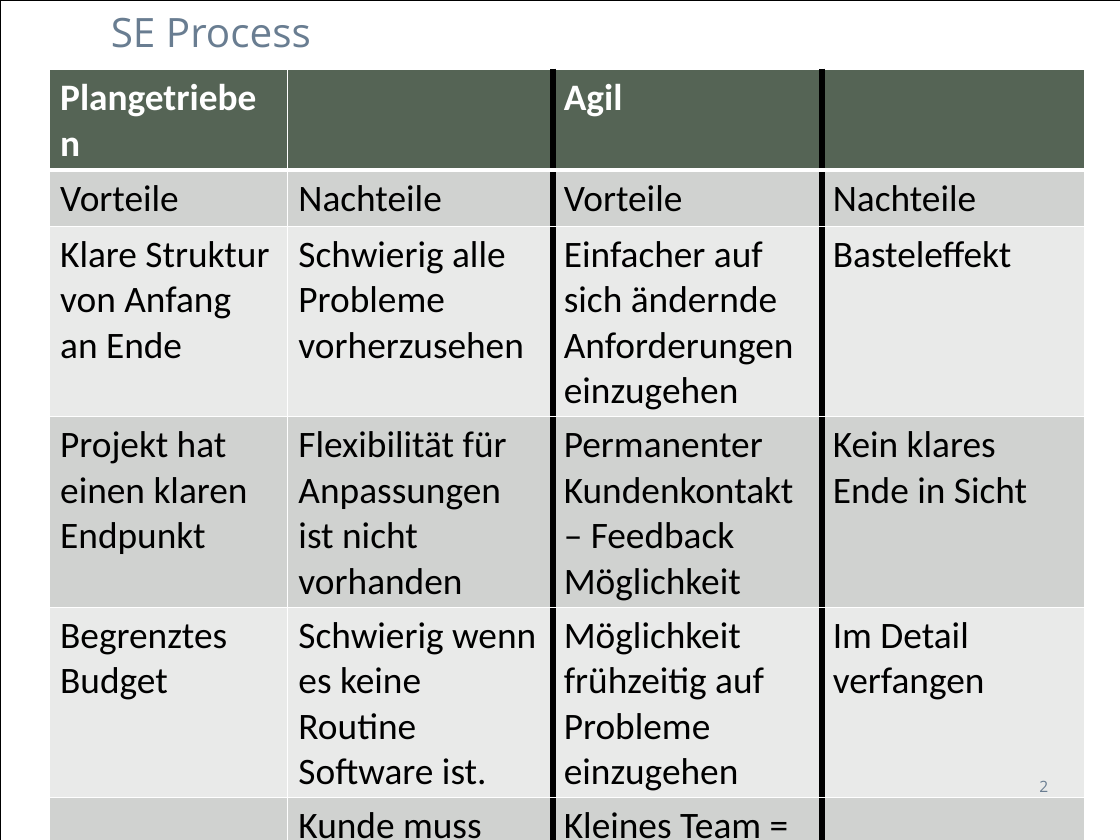
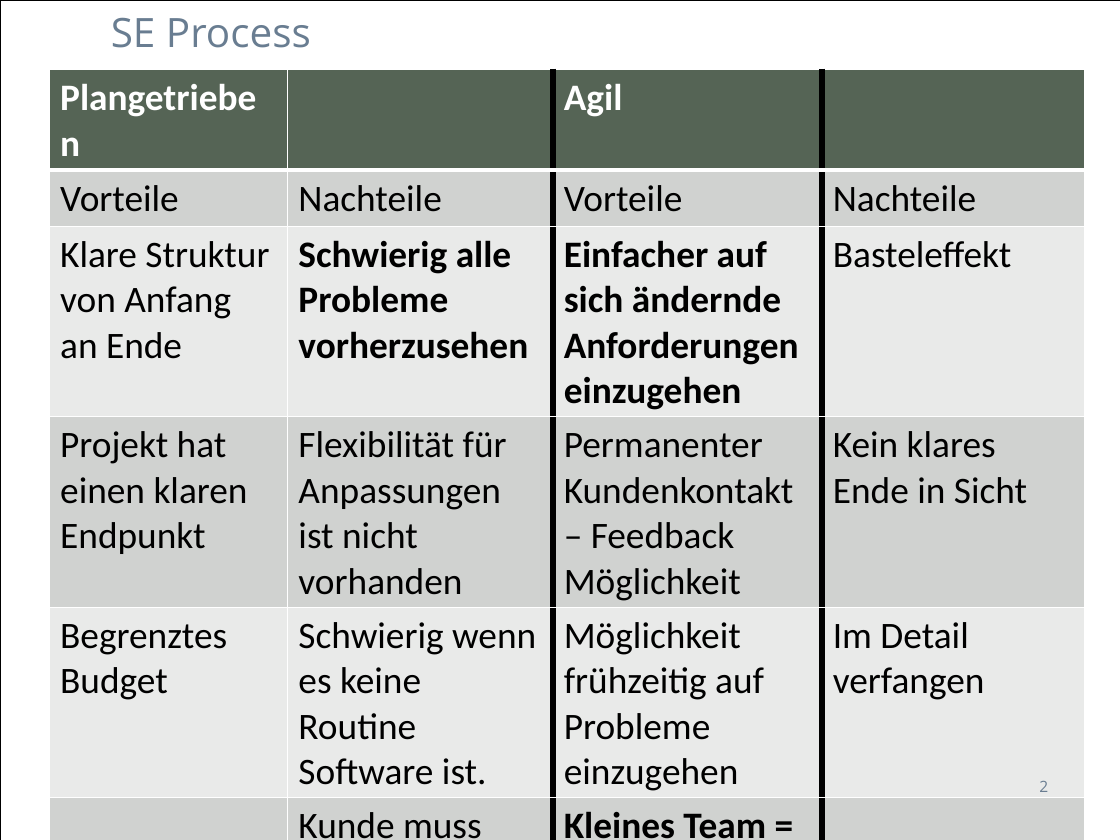
Before and after one commit to zyssm4/ch.bfh.btx8081.w2015.red, a slide deck: slide 2 of doc/Task02/Task02.pptx. Drawn at 1120x840 pixels with LibreOffice and Linux fonts; fonts in the diff are those of the drawing. Boxes give left, top, right and bottom in pixels: in the first picture for what was removed or moved away, otherwise in the second. Text is boxed around its words. In the diff, an @@ line names an element or a change of style, - is before the commit and + after.

```diff
--- a/doc/Task02/Task02.pptx
+++ b/doc/Task02/Task02.pptx
@@ table at bbox=[49, 69, 1085, 840] @@
@@ bold on in "Schwierig alle Probleme vorherzusehen", "Einfacher auf sich ändernde Anforderungen einzugehen", "Kleines Team = bessere Kommunikation möglich" @@
```
Also in this commit, not shown: 1 other slide changed, 1 other file.
